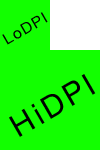
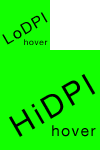
Layered file, before and after one edit (100×150). Changes by layer:
added group "sampleHover@2x.png" with 5 layers above "sampleHover.png" over [52, 125, 96, 137]
added layer "hover" (1st of 2, in "sampleHover@2x.png") in group "sampleHover@2x.png" over [52, 125, 96, 137]
moved "sample@2x.png" into group "sampleHover@2x.png" over [52, 125, 96, 137]
added group "sampleHover.png" with 5 layers above "Background" over [24, 39, 48, 45]
added layer "hover" (2nd of 2, in "sampleHover.png") in group "sampleHover.png" over [24, 39, 48, 45]
moved "sample.png" into group "sampleHover.png" over [24, 39, 48, 45]
